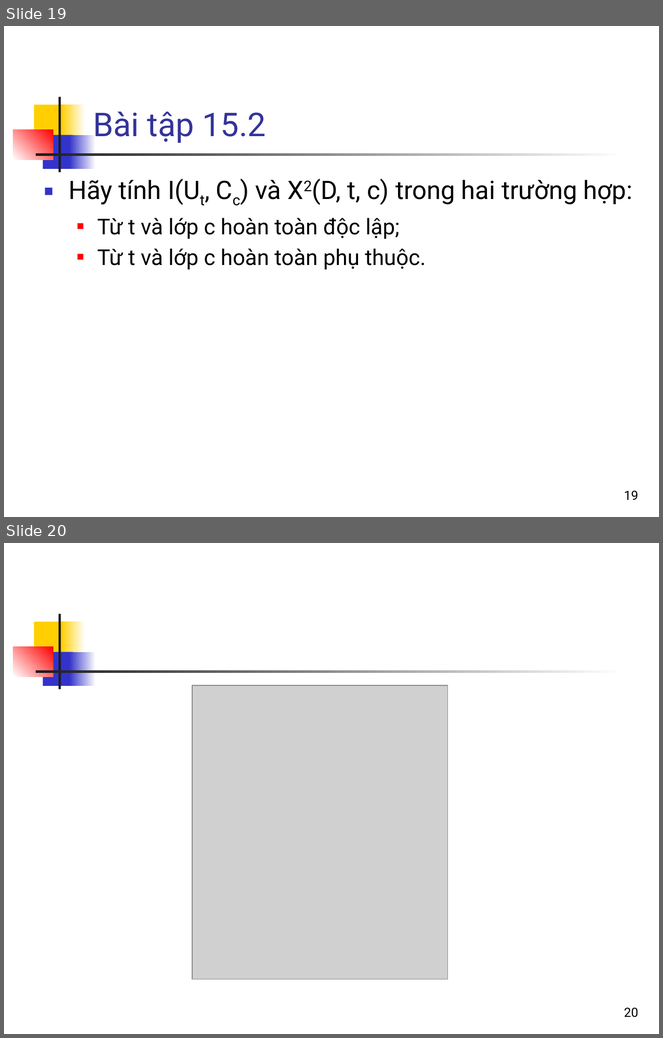
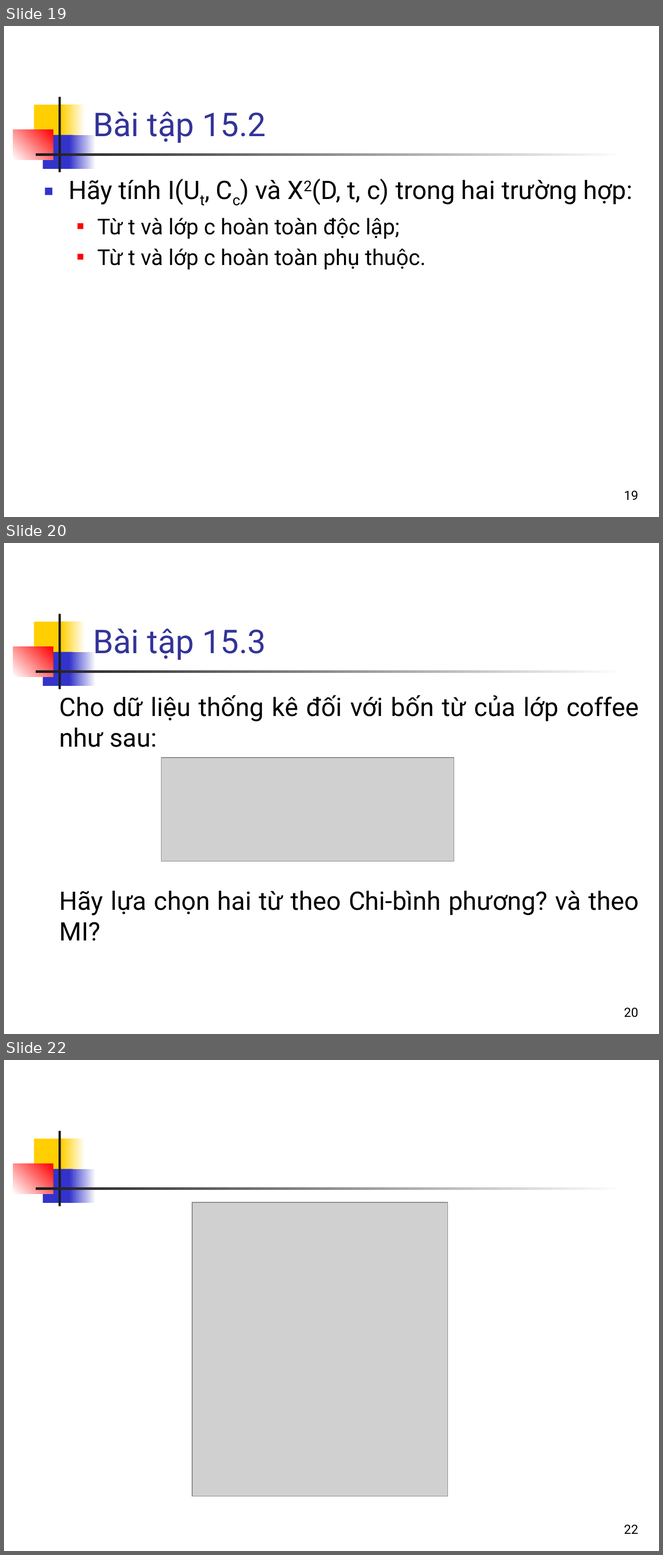
Before and after one commit to bangoc/IT4853, a slide deck: Bai 15 Phan lop van ban_p2.pptx. Shown one above the other, each under a label of ours: slides 19 and 20 before the commit, slides 19, 20 and 22 after it; the slides between them are not shown. The pictures are 663x1038 and 663x1555 pixels, drawn with LibreOffice and Linux fonts; fonts in the diff are those of the drawing; grey boxes stand for pictures. Boxes give left, top, right and bottom in pixels: in the first picture for what was removed or moved away, otherwise in the second. Text is boxed around its words. In the diff, an @@ line names an element or a change of style, - is before the commit and + after.

```diff
--- a/Bai 15 Phan lop van ban_p2.pptx
+++ b/Bai 15 Phan lop van ban_p2.pptx
@@ slide 20 added at <box>4,543,659,1034</box>, background #FFFFFF; not listed: 7 template elements that a slide beside it also shows @@
@@ title added at <box>93,628,266,660</box>, 36 pt, text #333399 @@
+Bài tập 15.3
@@ text added at <box>60,695,639,747</box>, 28 pt, text #000000 @@
+Cho dữ liệu thống kê đối với bốn từ của lớp coffee như sau:
@@ picture added at <box>161,758,454,861</box> @@
@@ text added at <box>60,891,639,941</box>, 28 pt, text #000000 @@
+Hãy lựa chọn hai từ theo Chi-bình phương? và theo MI?
@@ page number added at <box>624,1008,639,1018</box>, 14 pt, text #000000 @@
+20
@@ what was slide 20 is now slide 22 @@
@@ page number at <box>624,1525,639,1534</box>: text changed @@
-20
+22
```
Also in this commit, not shown: 1 other slide added, 1 other file.
